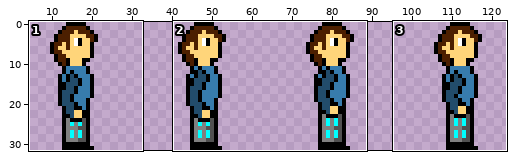
File history of a sprite sheet, Assets/Resources/Sprites/player_idle.png. The picture above shows the old version from afar; the outline marks the close-up.
Close-up. The starting point:
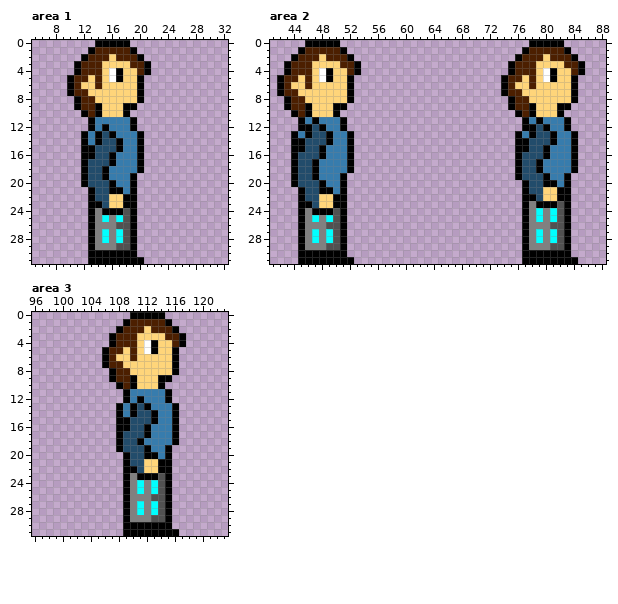
The file is 128x32 pixels. Shown: area 1: x 5..32, y 0..31; area 2: x 41..88, y 0..31; area 3: x 96..123, y 0..31. The wide view leaves out empty margins.
New version:
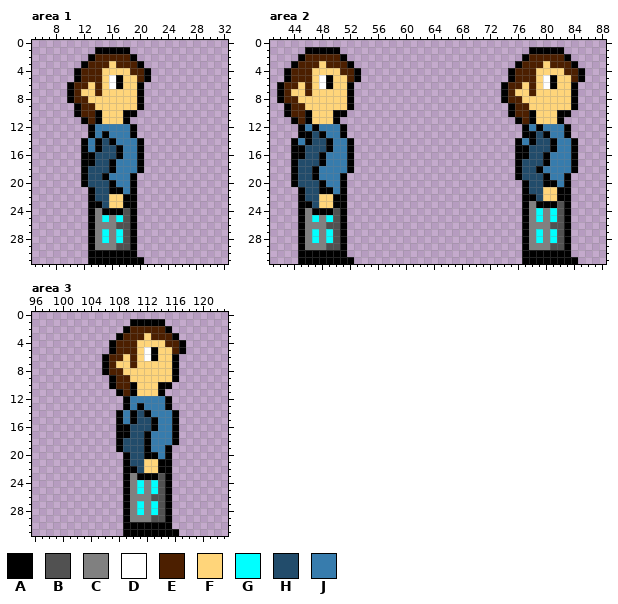
Palette (. is transparent): A #000000  B #515151  C #808080  D #ffffff  E #4c1f00  F #ffd57a  G #00ffff  H #224c6b  J #377cad
Edits made:
--- area 1
@@ x 8..23 @@
- 0 ......AAAAA.....
- 1 .....AEEEEEA....
- 2 ....AEEEFEEEA...
- 3 ...AEEEFFFFEEA..
- 4 ...AEEEFDAFFEA..
- 5 ..AEEFEFDAFFA...
- 6 ..AEFFEFFFFFA...
- 7 ..AEEFFFFFFFA...
- 8 ...AEEFFFFFFA...
- 9 ...AEEAFFFAA....
-10 ....AEAFFFA.....
-11 .....AJJJJJA....
-12 .....AJAJJJA....
-13 ....AJAHAJJJA...
-14 ....AJAHHAJJA...
-15 ....AAHHHAJJA...
-16 ....AAHHAJJJA...
-17 ....AHHHAJJJA...
-18 ....AHHAJJJJA...
+ 0 ................
+ 1 ......AAAAA.....
+ 2 .....AEEEEEA....
+ 3 ....AEEEFEEEA...
+ 4 ...AEEEFFFFEEA..
+ 5 ...AEEEFDAFFEA..
+ 6 ..AEEFEFDAFFA...
+ 7 ..AEFFEFFFFFA...
+ 8 ..AEEFFFFFFFA...
+ 9 ...AEEFFFFFFA...
+10 ...AEEAFFFAA....
+11 ....AEAFFFA.....
+12 .....AJJJJJA....
+13 .....AJAJJJA....
+14 ....AJAHAJJJA...
+15 ....AJAHHAJJA...
+16 ....AAHHHAJJA...
+17 ....AAHHAJJJA...
+18 ....AHHHAJJJA...
 19 ....AHHAJJJA....
--- area 2
@@ x 41..88 @@
- 0 .....AAAAA...........................AAAAA......
- 1 ....AEEEEEA.........................AEEEEEA.....
- 2 ...AEEEFEEEA.......................AEEEFEEEA....
- 3 ..AEEEFFFFEEA.....................AEEEFFFFEEA...
- 4 ..AEEEFDAFFEA.....................AEEEFDAFFEA...
- 5 .AEEFEFDAFFA.....................AEEFEFDAFFA....
- 6 .AEFFEFFFFFA.....................AEFFEFFFFFA....
- 7 .AEEFFFFFFFA.....................AEEFFFFFFFA....
- 8 ..AEEFFFFFFA......................AEEFFFFFFA....
- 9 ..AEEAFFFAA.......................AEEAFFFAA.....
-10 ...AEAFFFA.........................AEAFFFA......
-11 ....AJAJJJA.........................AJAJJJA.....
-12 ....AAHAJJA.........................AAHAJJA.....
-13 ...AJAHHAJJA.......................AJAHHAJJA....
-14 ...AAHHHAJJA.......................AAHHHAJJA....
-15 ...AAHHAJJJA.......................AAHHAJJJA....
-16 ...AHHHAJJJA.......................AHHHAJJJA....
-17 ...AHHAJJJJA.......................AHHAJJJJA....
+ 0 ................................................
+ 1 .....AAAAA...........................AAAAA......
+ 2 ....AEEEEEA.........................AEEEEEA.....
+ 3 ...AEEEFEEEA.......................AEEEFEEEA....
+ 4 ..AEEEFFFFEEA.....................AEEEFFFFEEA...
+ 5 ..AEEEFDAFFEA.....................AEEEFDAFFEA...
+ 6 .AEEFEFDAFFA.....................AEEFEFDAFFA....
+ 7 .AEFFEFFFFFA.....................AEFFEFFFFFA....
+ 8 .AEEFFFFFFFA.....................AEEFFFFFFFA....
+ 9 ..AEEFFFFFFA......................AEEFFFFFFA....
+10 ..AEEAFFFAA.......................AEEAFFFAA.....
+11 ...AEAFFFA.........................AEAFFFA......
+12 ....AJAJJJA.........................AJAJJJA.....
+13 ....AAHAJJA.........................AAHAJJA.....
+14 ...AJAHHAJJA.......................AJAHHAJJA....
+15 ...AAHHHAJJA.......................AAHHHAJJA....
+16 ...AAHHAJJJA.......................AAHHAJJJA....
+17 ...AHHHAJJJA.......................AHHHAJJJA....
 18 ...AHHAJJJJA.......................AHHAJJJJA....
--- area 3
@@ x 104..119 @@
- 0 ......AAAAA.....
- 1 .....AEEEEEA....
- 2 ....AEEEFEEEA...
- 3 ...AEEEFFFFEEA..
- 4 ...AEEEFDAFFEA..
- 5 ..AEEFEFDAFFA...
- 6 ..AEFFEFFFFFA...
- 7 ..AEEFFFFFFFA...
- 8 ...AEEFFFFFFA...
- 9 ...AEEAFFFAA....
-10 ....AEAFFFA.....
-11 .....AJJJJJA....
-12 .....AJAJJJA....
-13 ....AJAHAJJJA...
-14 ....AJAHHAJJA...
-15 ....AAHHHAJJA...
-16 ....AAHHAJJJA...
-17 ....AHHHAJJJA...
-18 ....AHHAJJJJA...
+ 0 ................
+ 1 ......AAAAA.....
+ 2 .....AEEEEEA....
+ 3 ....AEEEFEEEA...
+ 4 ...AEEEFFFFEEA..
+ 5 ...AEEEFDAFFEA..
+ 6 ..AEEFEFDAFFA...
+ 7 ..AEFFEFFFFFA...
+ 8 ..AEEFFFFFFFA...
+ 9 ...AEEFFFFFFA...
+10 ...AEEAFFFAA....
+11 ....AEAFFFA.....
+12 .....AJJJJJA....
+13 .....AJAJJJA....
+14 ....AJAHAJJJA...
+15 ....AJAHHAJJA...
+16 ....AAHHHAJJA...
+17 ....AAHHAJJJA...
+18 ....AHHHAJJJA...
 19 ....AHHHAJJA....
Changed places in both close-ups, as pixel boxes (x1, y1, x2, y2):
changed: (67, 40, 151, 173)
changed: (277, 40, 361, 166)
changed: (501, 40, 585, 166)
changed: (102, 312, 186, 445)
